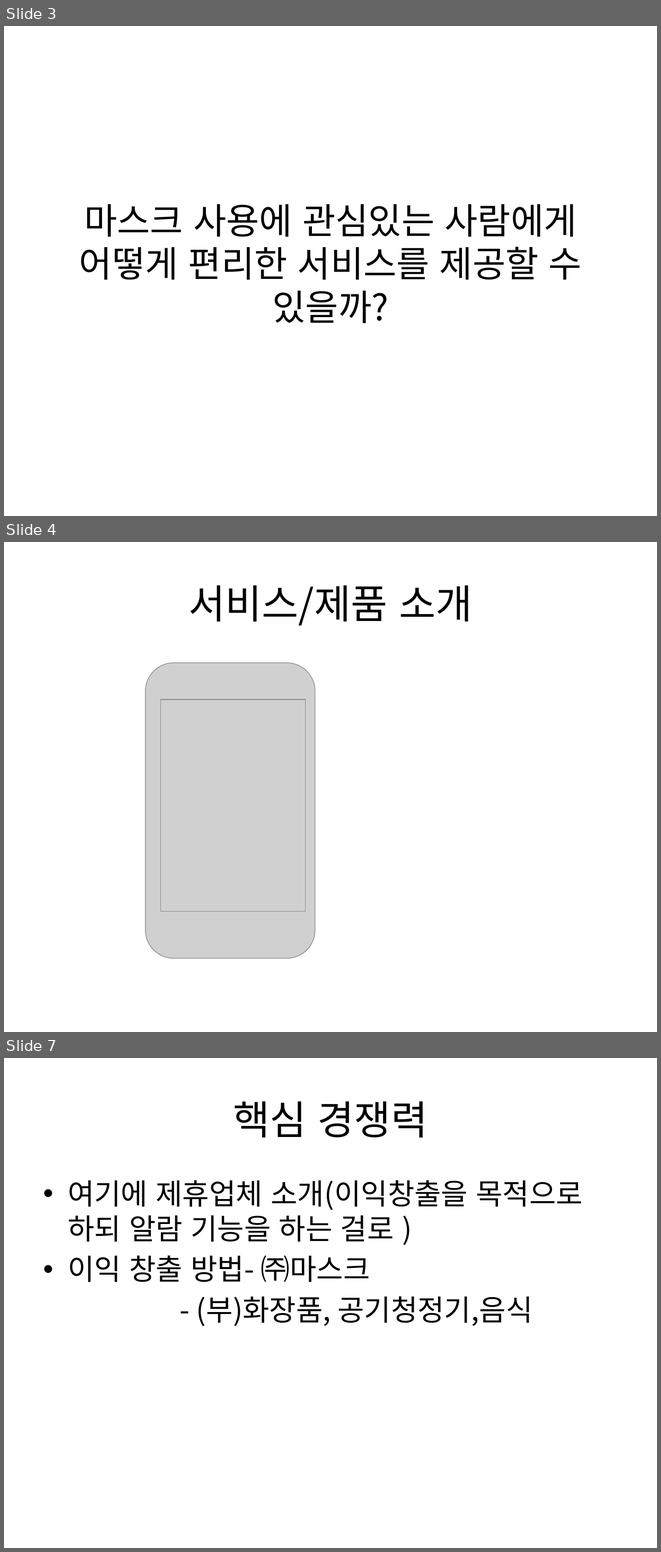
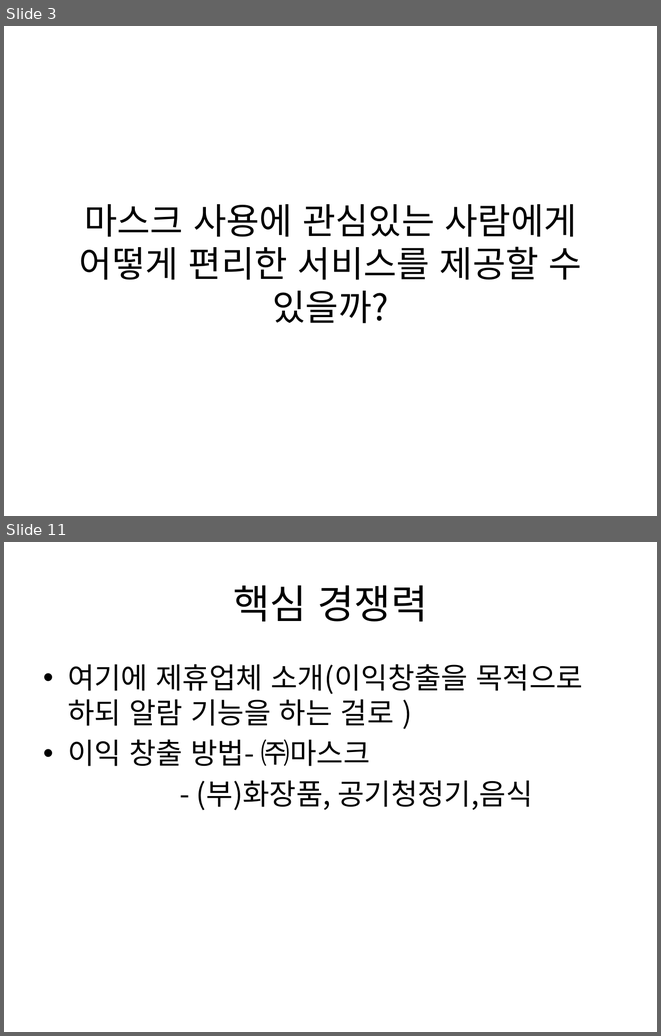
Before and after one commit to pasongsj/ideatone, a slide deck: ideatoneppt.pptx. Shown one above the other, each under a label of ours: slides 3, 4 and 7 before the commit, slides 3 and 11 after it; the slides between them are not shown. The pictures are 661x1552 and 661x1036 pixels, drawn with LibreOffice and Linux fonts; fonts in the diff are those of the drawing; grey boxes stand for pictures. Boxes give left, top, right and bottom in pixels: in the first picture for what was removed or moved away, otherwise in the second. Text is boxed around its words. In the diff, an @@ line names an element or a change of style, - is before the commit and + after.

```diff
--- a/ideatoneppt.pptx
+++ b/ideatoneppt.pptx
@@ slide 4 removed at [4, 542, 657, 1032], background #FFFFFF @@
@@ title removed at [188, 585, 473, 626] @@
-서비스/제품 소개
@@ picture removed at [146, 663, 316, 958] @@
@@ picture removed at [161, 699, 305, 911] @@
@@ what was slide 7 is now slide 11 @@
```
Also in this commit, not shown: 7 slides added, 2 other slides removed, 1 other file.
